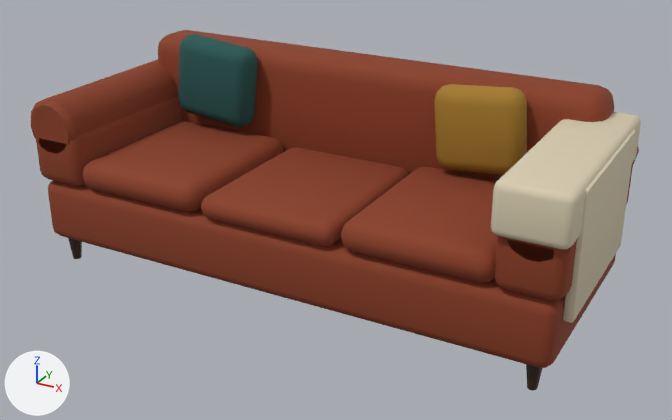
The glTF model assets/models/mae/mae_sofa_big.glb as it was, and as the next commit left it.
Camera for both pictures: a camera (50 mm lens) standing at (1.85, -3.25, 1.96) and looking at (0.08, -0.04, 0.35). The lights are fixed; the arrows at lower left show +X, +Y and +Z. The first picture is the older version. Vertices at exactly the same position are counted once.

In view in the first picture: 'mae_sofa_big'.
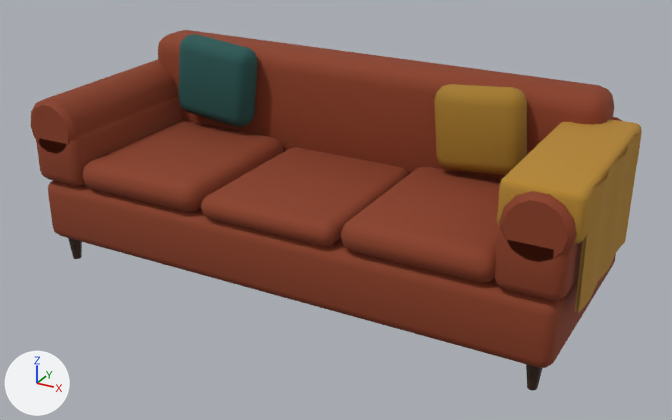
Pixel boxes (x1, y1, x2, y2) of what changed, in the pictures (672 x 420 px; the box of a moved part takes in the faces that stretch with it):
'mae_sofa_big', reshaped
    before: (31, 30, 641, 391)
    after: (31, 30, 642, 391)
part 1 of me_mae_sofa_big, added (orange)
    after: (578, 134, 641, 314)
part 2 of me_mae_sofa_big, moved or reshaped
    before: (563, 130, 636, 323)
    after: (575, 133, 638, 312)
part 3 of me_mae_sofa_big, recoloured
    before: (491, 112, 641, 249)
    after: (497, 119, 642, 244)

Edits to the bpy script that builds the scene:
```text
Add mat_knit_mustard:
    mat_knit_mustard = principled_material('knit_mustard')
    mat_knit_mustard.base_color = (0.462, 0.238, 0.0284)  # orange #b5862f
    mat_knit_mustard.roughness = 0.95
Change me_mae_sofa_big:
    used by ob_mae_sofa_big; location = (0.0, 0.0, 0.0)
    remove me_mae_sofa_big.from_pydata(...)  # 1328 vertices, 2588 faces; spans x -1.21..1.22, y -0.52..0.5, z 0.0..0.97
    add me_mae_sofa_big.from_pydata(...)  # 1404 vertices, 2680 faces; spans x -1.21..1.25, y -0.49..0.5, z 0.0..0.97
    me_mae_sofa_big part 1: a new loose piece of 66 vertices spanning x 1.22..1.25, y -0.39..0.27, z 0.34..0.8, in mat_knit_mustard (orange #b5862f)
    me_mae_sofa_big part 2
    55 vertices are removed from x 1.18..1.22, y -0.4..0.3, z 0.3..0.8
    108 faces are deleted
    12 vertices in x 0.93..0.96, y 0.42..0.45, z 0.62..0.65 move by (0.0, -0.07, 0.0)
    12 vertices in x 0.93..0.96, y -0.52..-0.49, z 0.62..0.65 move by (0.0, 0.06, 0.0)
    12 vertices in x 0.93..0.96, y 0.42..0.45, z 0.79..0.82 move by (0.0, -0.07, -0.01)
    12 vertices in x 0.93..0.96, y -0.52..-0.49, z 0.79..0.82 move by (0.0, 0.06, -0.01)
    12 vertices in x 1.18..1.21, y 0.42..0.45, z 0.62..0.65 move by (0.02, -0.07, 0.0)
    12 vertices in x 1.18..1.21, y -0.52..-0.49, z 0.62..0.65 move by (0.02, 0.06, 0.0)
    24 vertices move from x 1.18..1.21, y -0.52..0.45, z 0.79..0.82 to x 1.2..1.23, y -0.46..0.38, z 0.78..0.81
    24 vertices are added at x 1.21..1.23, y -0.39..0.27, z 0.34..0.71
    22 new vertices lie (0.0, 0.0, 0.09) away from vertices in x 1.21..1.23, y -0.39..0.27, z 0.34..0.71
    19 new vertices lie (0.0, 0.0, 0.09) away from vertices in x 1.21..1.23, y -0.39..0.27, z 0.43..0.71
    100 new faces join them, mat_knit_mustard (orange #b5862f)
    me_mae_sofa_big part 3: 188 faces spanning x 0.93..1.23, y -0.46..0.38, z 0.62..0.81 switch from mat_knit_cream (beige #d8ccb0) to mat_knit_mustard (orange #b5862f)
```
